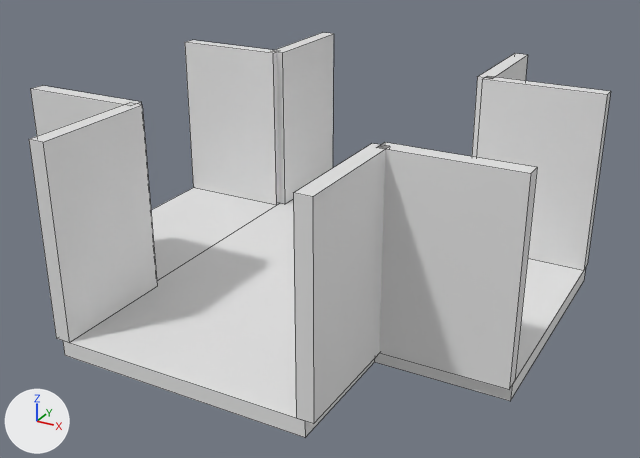
Before and after pictures for a commit that changed the FBX model mansion_corridor_cross_doorless.fbx.
One viewpoint serves both versions: a camera (50 mm lens) standing at (1.64, -2.97, 1.71) and looking at (0.04, -0.07, 0.26). Lighting does not change. The marker at lower left points along +X, +Y and +Z. Mesh edges are drawn as thin lines. Where no turn or scale is listed for an object, it has been applied to the vertices.

Names of what the first picture shows: 'floor_1', 'wall_1', 'wall_2', 'wall_3', 'wall_4', 'wall_5', 'wall_6', 'wall_7', 'wall_8'.
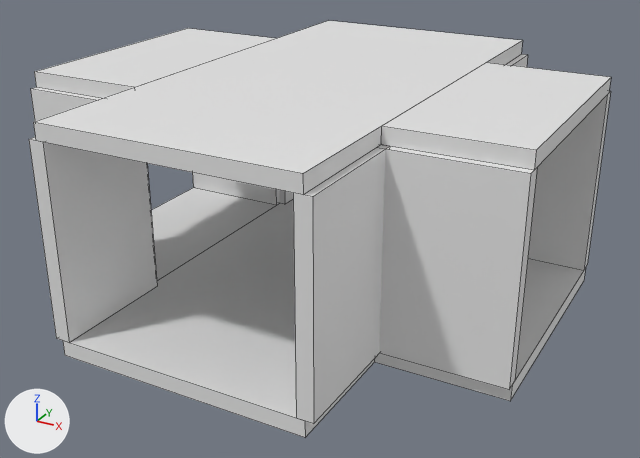
What the commit changed:
Object 'ceiling_1' (ob_ceiling_1) is new; it shows a copy of the mesh of ob_floor_1.
Its location is (-0.75, 0.0, 0.812).

Location of each change, [x1, y1, x2, y2] in pixels of the pictures (640 x 458 px):
'ceiling_1', added: after [33, 21, 611, 195]
'wall_7', unchanged, covered by the edit: before [185, 40, 280, 205]; after [193, 173, 280, 205]
'wall_3', unchanged, covered by the edit: before [272, 33, 334, 204]; after [279, 190, 293, 204]
'wall_2', unchanged, covered by the edit: before [472, 53, 528, 157]; after [505, 54, 528, 67]
